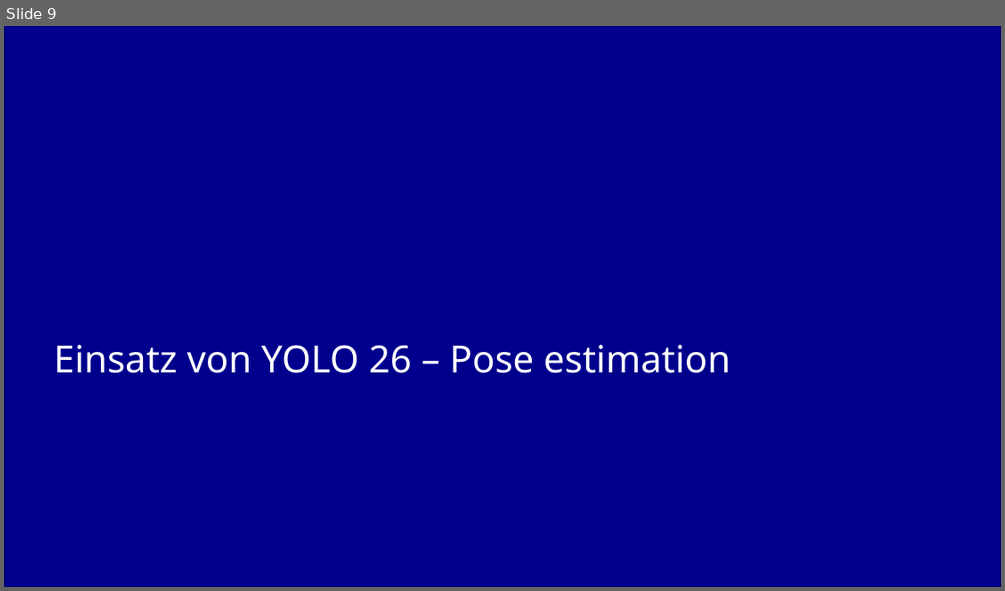
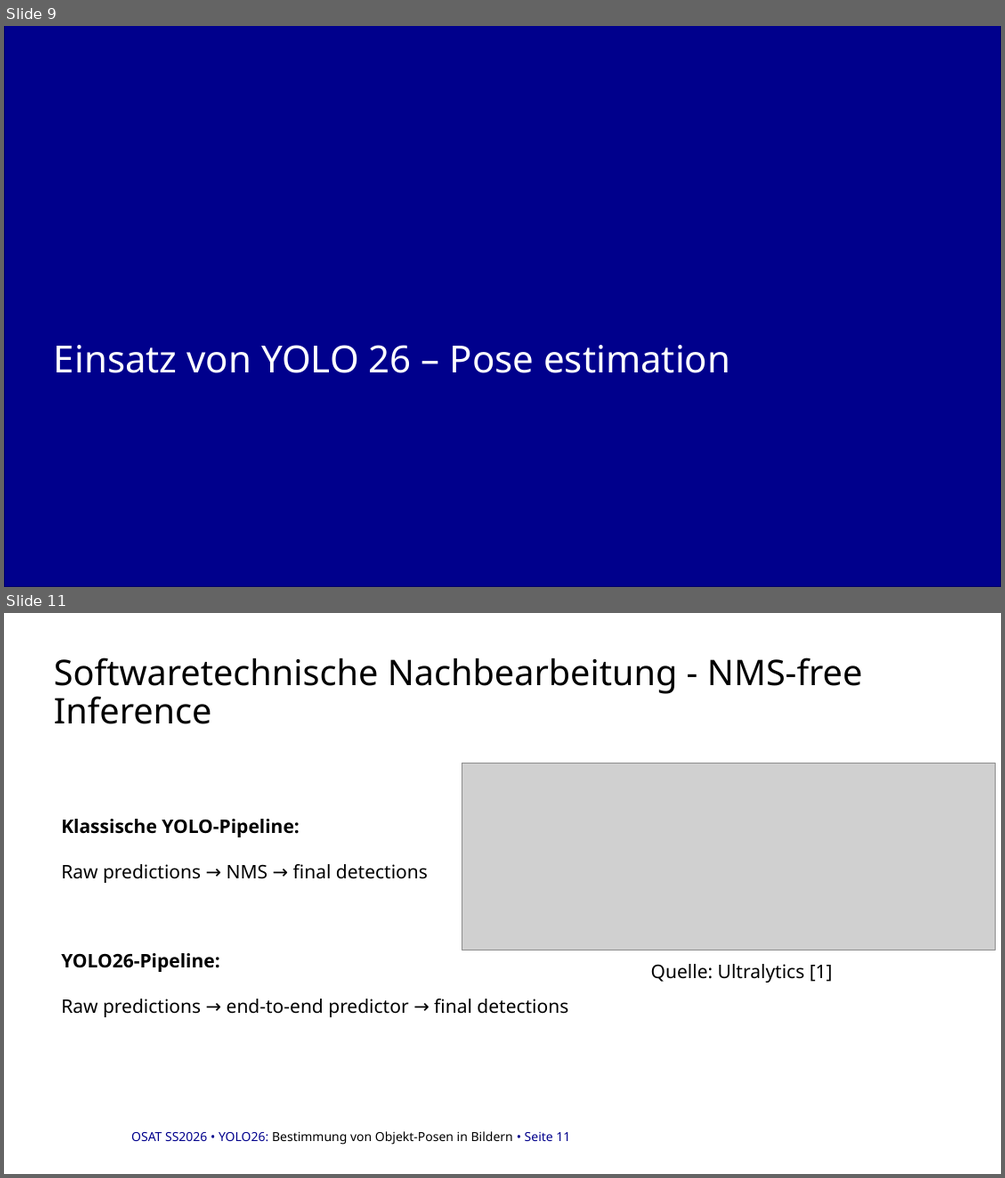
Before and after one commit to danhcon123/yolo_pose_estimation, a slide deck: docu/Zwischen Präsentation.pptx. Shown one above the other, each under a label of ours: slide 9 before the commit, slides 9 and 11 after it; the slides between them are not shown. The pictures are 1005x591 and 1005x1178 pixels, drawn with LibreOffice and Linux fonts; fonts in the diff are those of the drawing; grey boxes stand for pictures; background and template pictures are left out. Boxes give left, top, right and bottom in pixels: in the first picture for what was removed or moved away, otherwise in the second. Text is boxed around its words. In the diff, an @@ line names an element or a change of style, - is before the commit and + after.

Commit message:
Folie für softwaretechnische Nachbearbeitung

```diff
--- a/docu/Zwischen Präsentation.pptx
+++ b/docu/Zwischen Präsentation.pptx
@@ slide 11 added at [4, 613, 1001, 1174], background #FFFFFF @@
@@ title added at [54, 657, 862, 724], 34 pt, text #000000 @@
+Softwaretechnische Nachbearbeitung - NMS-free Inference
@@ picture added at [462, 763, 995, 949] @@
@@ text added at [61, 819, 568, 1017], 18 pt, text #000000 @@
+Klassische YOLO-Pipeline:
+Raw predictions → NMS → final detections
+YOLO26-Pipeline:
+Raw predictions → end-to-end predictor → final detections
@@ text added at [651, 964, 833, 982], 18 pt, text #000000 @@
+Quelle: Ultralytics [1]
@@ text added at [131, 1131, 570, 1144], 12 pt, text #000000 @@
+OSAT SS2026 • YOLO26: Bestimmung von Objekt-Posen in Bildern • Seite 11
```
Also in this commit, not shown: 6 slides changed, 6 other slides added, 3 slides removed, 1 other file.
